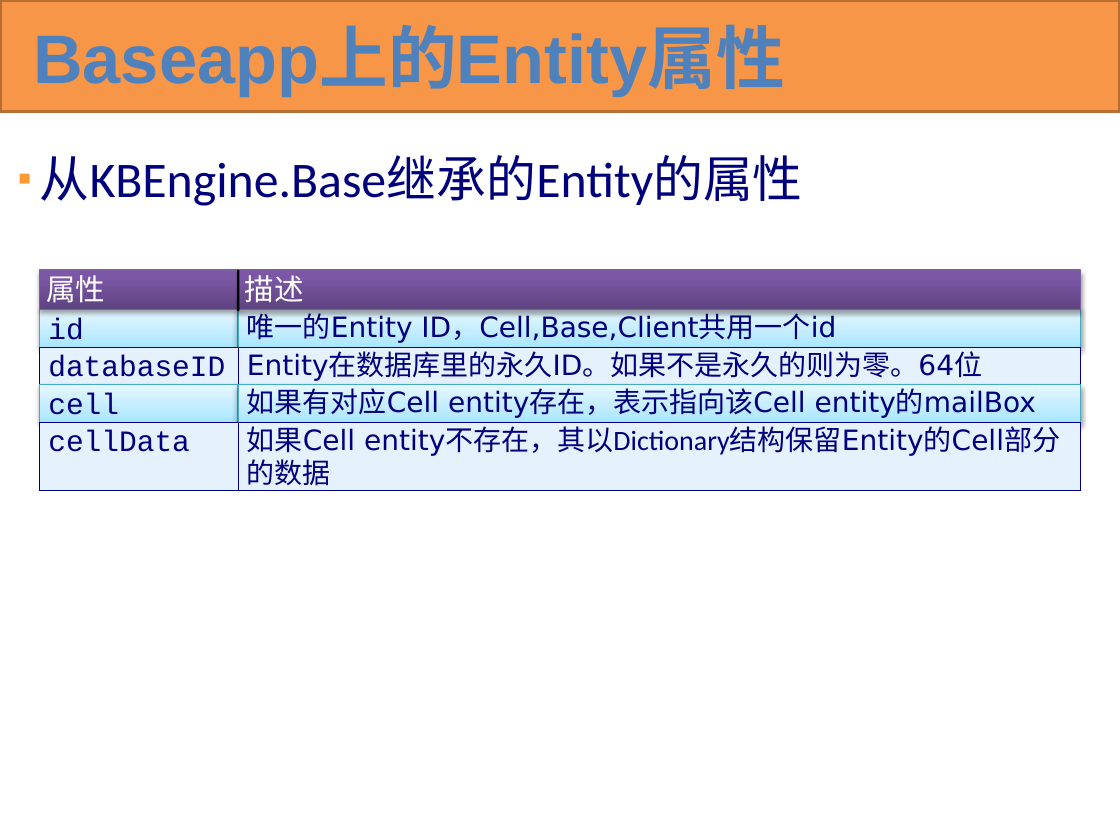
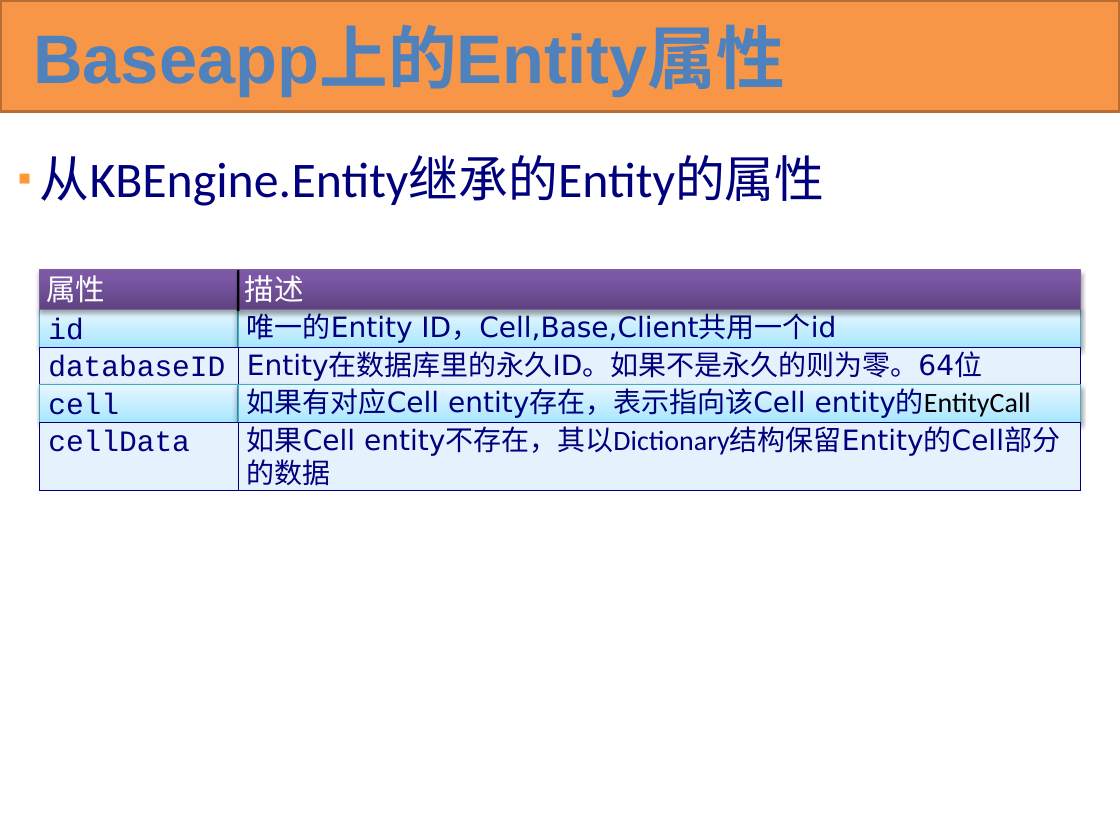
Before and after one commit to KBEngineLab/KBEngine-Nex, a slide deck: slide 85 of docs/KBEngine overview(cn).pptx. Drawn at 1120x840 pixels with LibreOffice and Linux fonts; fonts in the diff are those of the drawing. Boxes give left, top, right and bottom in pixels: in the first picture for what was removed or moved away, otherwise in the second. Text is boxed around its words. In the diff, an @@ line names an element or a change of style, - is before the commit and + after.

```diff
--- a/docs/KBEngine overview(cn).pptx
+++ b/docs/KBEngine overview(cn).pptx
@@ text at (x1=40, y1=155, x2=825, y2=206): text changed @@
-▪ 从KBEngine.Base继承的Entity的属性
+▪ 从KBEngine.Entity继承的Entity的属性
@@ text in rectangle at (x1=247, y1=384, x2=1031, y2=418): text changed @@
-如果有对应Cell entity存在，表示指向该Cell entity的mailBox
+如果有对应Cell entity存在，表示指向该Cell entity的EntityCall
```
Also in this commit, not shown: 35 other slides changed, 1 other file.
